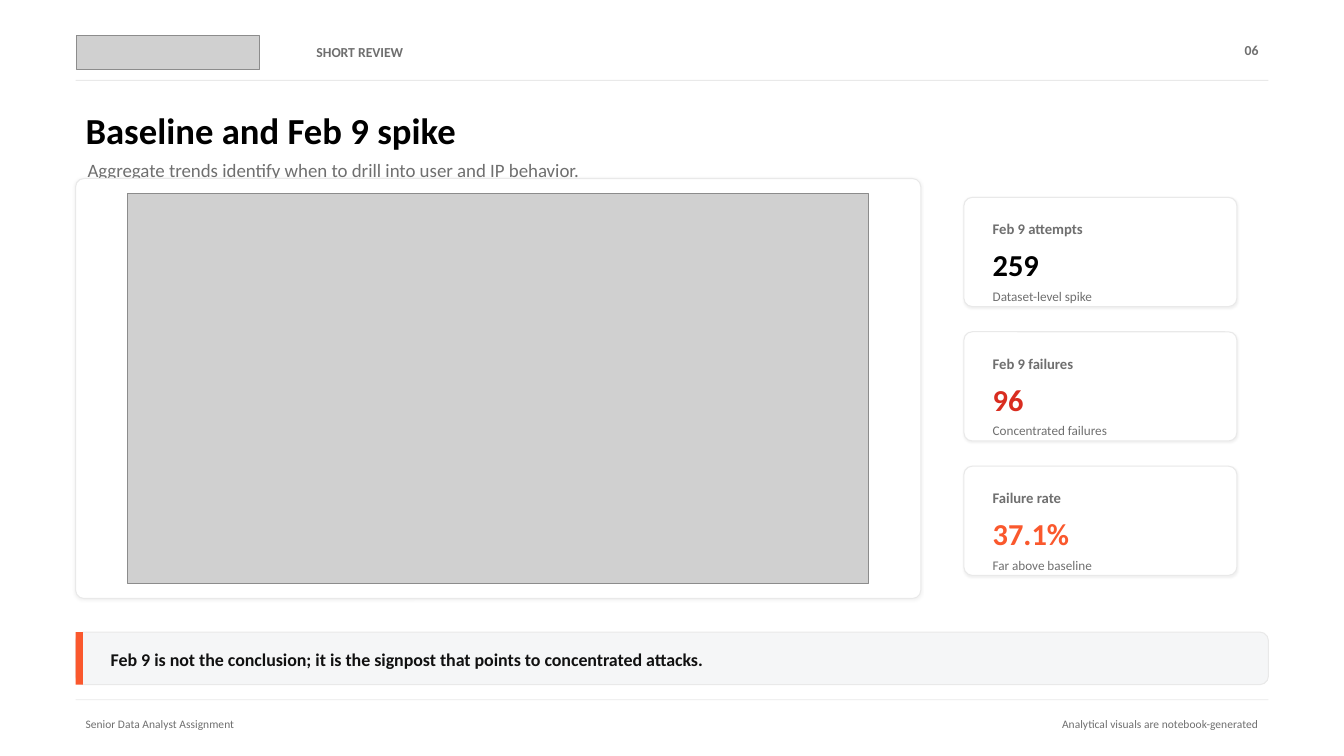
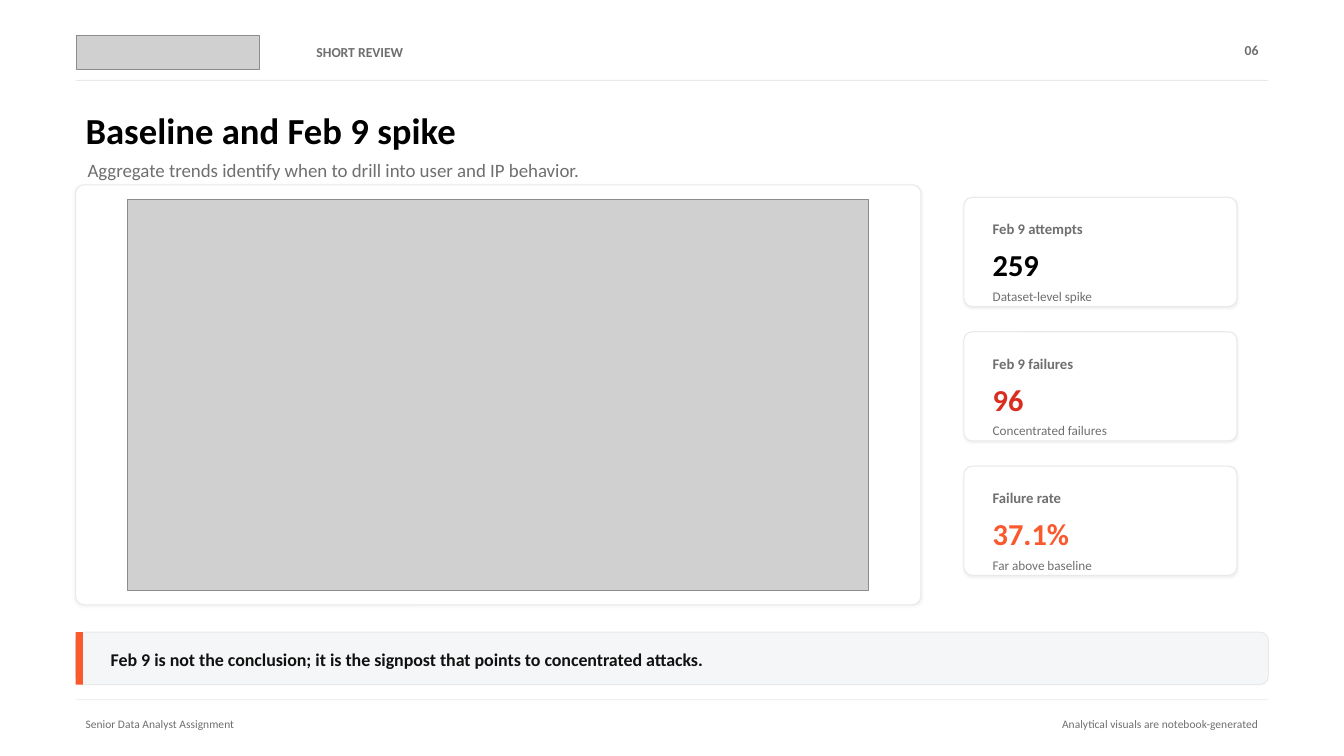
Before and after one commit to Aaaanastasia/security-login-analytics-investigation, a slide deck: slide 6 of presentation/security_login_analytics_investigation_short.pptx. Drawn at 1344x756 pixels with LibreOffice and Linux fonts; fonts in the diff are those of the drawing; grey boxes stand for pictures. Boxes give left, top, right and bottom in pixels: in the first picture for what was removed or moved away, otherwise in the second. Text is boxed around its words. In the diff, an @@ line names an element or a change of style, - is before the commit and + after.

```diff
--- a/presentation/security_login_analytics_investigation_short.pptx
+++ b/presentation/security_login_analytics_investigation_short.pptx
@@ rounded rectangle: place and size @@
-rounded rectangle at <box>76,178,922,599</box>
+rounded rectangle at <box>76,185,922,605</box>
@@ picture: place and size @@
-picture at <box>128,194,869,585</box>
+picture at <box>128,200,869,591</box>
```
Also in this commit, not shown: 11 other slides changed, 1 other file.
